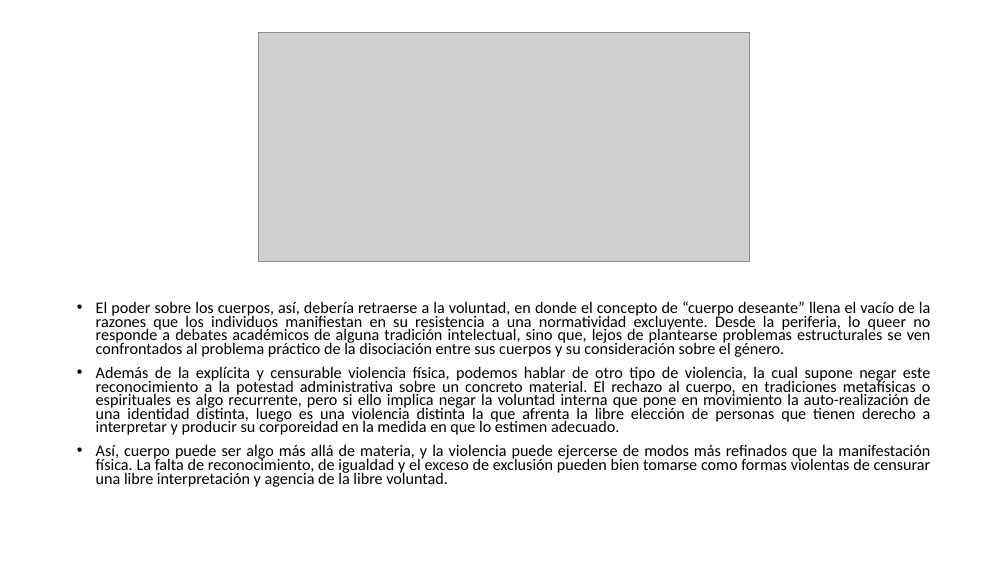
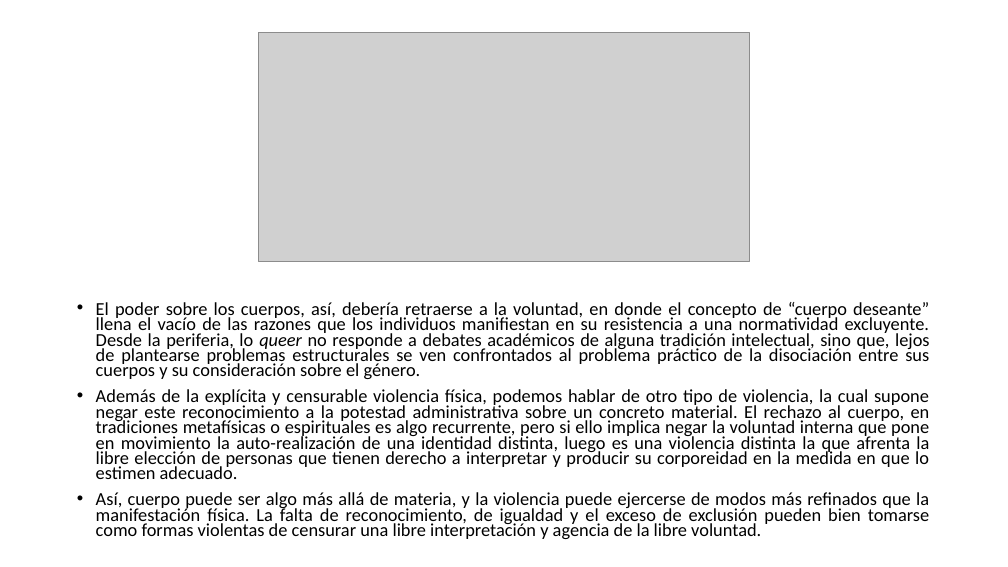
Before and after one commit to zaboltar/zaboltar.github.io, a slide deck: slide 22 of assets uarm/2019 sol-penscri-justfilpol/S E B Ago2019/J Butler UNIDAD 2.pptx (slide 20 before the commit). Drawn at 1008x567 pixels with LibreOffice and Linux fonts; fonts in the diff are those of the drawing; grey boxes stand for pictures. Boxes give left, top, right and bottom in pixels: in the first picture for what was removed or moved away, otherwise in the second. Text is boxed around its words. In the diff, an @@ line names an element or a change of style, - is before the commit and + after.

```diff
--- a/assets uarm/2019 sol-penscri-justfilpol/S E B Ago2019/J Butler UNIDAD 2.pptx
+++ b/assets uarm/2019 sol-penscri-justfilpol/S E B Ago2019/J Butler UNIDAD 2.pptx
@@ text at box(96, 302, 930, 379): text changed; size 15.4 to 17.5 pt @@
-• El poder sobre los cuerpos, así, debería retraerse a la voluntad, en donde el concepto de “cuerpo deseante” llena el vacío de la razones que los individuos manifiestan en su resistencia a una normatividad excluyente. Desde la periferia, lo queer no responde a debates académicos de alguna tradición intelectual, sino que, lejos de plantearse problemas estructurales se ven confrontados al problema práctico de la disociación entre sus cuerpos y su consideración sobre el género.
+• El poder sobre los cuerpos, así, debería retraerse a la voluntad, en donde el concepto de “cuerpo deseante” llena el vacío de las razones que los individuos manifiestan en su resistencia a una normatividad excluyente. Desde la periferia, lo queer no responde a debates académicos de alguna tradición intelectual, sino que, lejos de plantearse problemas estructurales se ven confrontados al problema práctico de la disociación entre sus cuerpos y su consideración sobre el género.
@@ text at box(96, 389, 930, 539): size 15.4 to 17.5 pt in "Además de la explícita y censurable violencia ...", "Así, cuerpo puede ser algo más allá ..." @@
```
Also in this commit, not shown: 1 other slide changed, 4 slides added, 1 slide removed.
